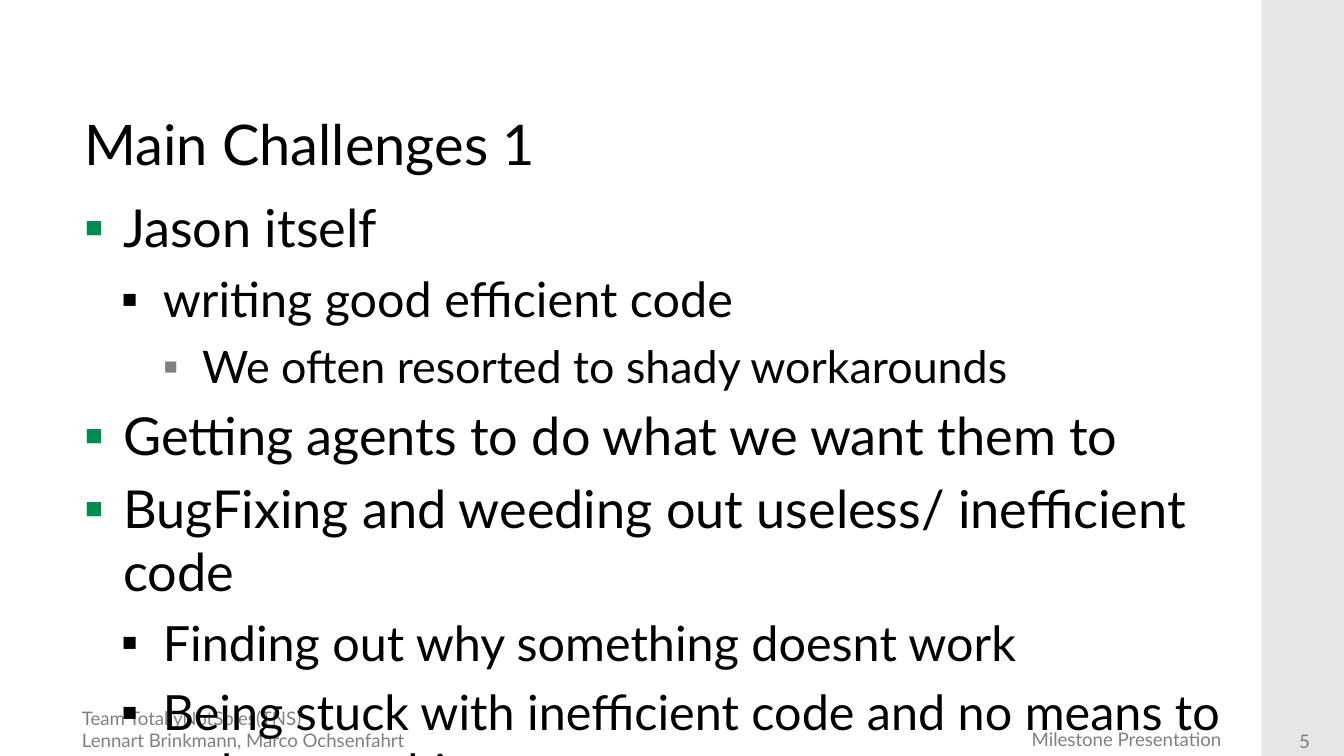
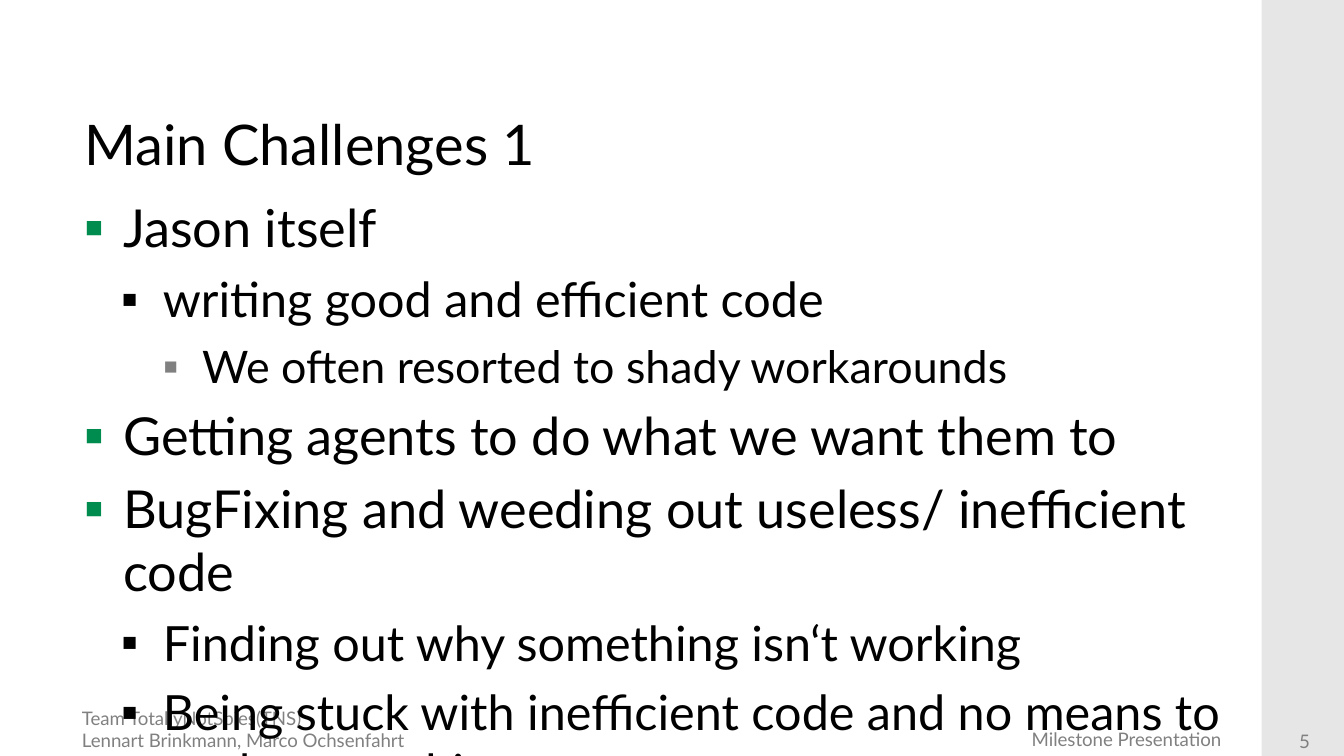
Before and after one commit to DieMango/PiB_Bri_Och, a slide deck: slide 5 of FinalPresentation.pptx. Drawn at 1344x756 pixels with LibreOffice and Linux fonts; fonts in the diff are those of the drawing; background and template pictures are left out. Boxes give left, top, right and bottom in pixels: in the first picture for what was removed or moved away, otherwise in the second. Text is boxed around its words. In the diff, an @@ line names an element or a change of style, - is before the commit and + after.

```diff
--- a/FinalPresentation.pptx
+++ b/FinalPresentation.pptx
@@ text at (163,281,824,326): text changed @@
-  ▪ writing good efficient code
+  ▪ writing good and efficient code
@@ text at (163,624,1220,740): text changed @@
-  ▪ Finding out why something doesnt work
-  ▪ Being stuck with inefficient code and no means to redo everything
+  ▪ Finding out why something isn‘t working
+  ▪ Being stuck with inefficient code and no means to re-do everything
```
Also in this commit, not shown: 8 other slides changed.
